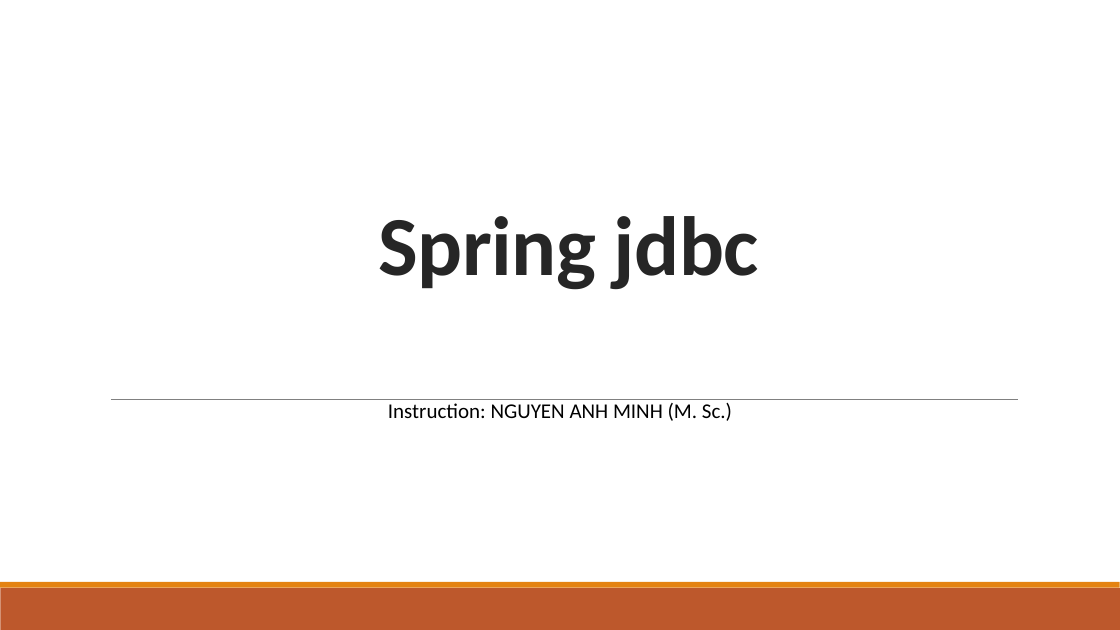
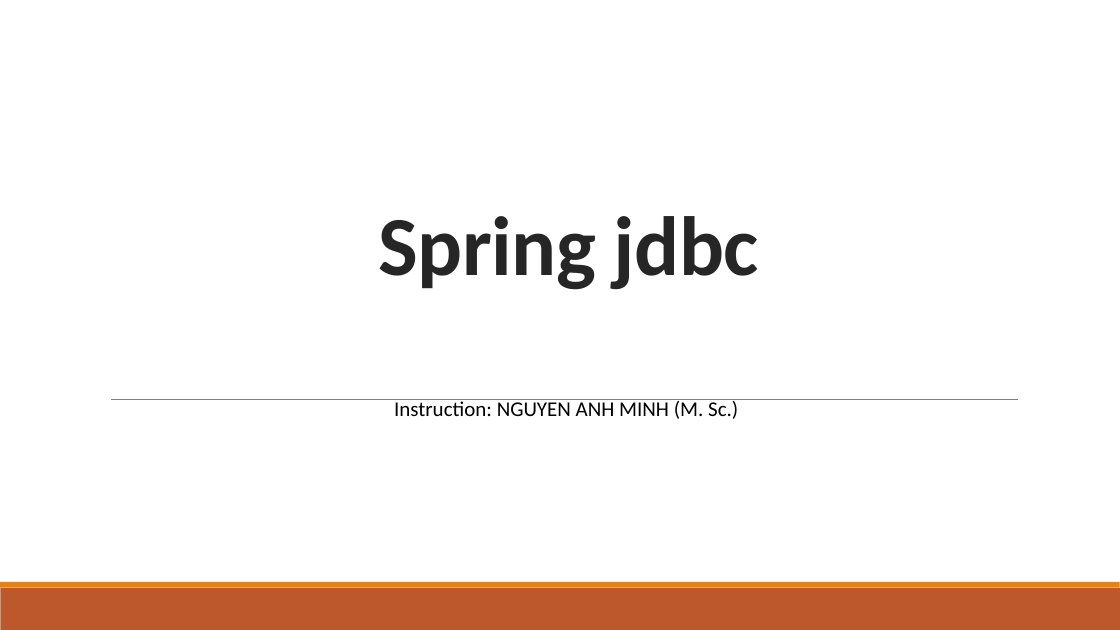
Before and after one commit to haminh10/JAVA_course_Spring_Hibernate_JPA, a slide deck: slide 1 of course/spring_lecture6.pptx. Drawn at 1120x630 pixels with LibreOffice and Linux fonts; fonts in the diff are those of the drawing. Boxes give left, top, right and bottom in pixels: in the first picture for what was removed or moved away, otherwise in the second. Text is boxed around its words. In the diff, an @@ line names an element or a change of style, - is before the commit and + after.

Commit message:
spring course v.2.8

```diff
--- a/course/spring_lecture6.pptx
+++ b/course/spring_lecture6.pptx
@@ text "Instruction: NGUYEN ANH MINH (M. ...": place and size @@
-text "Instruction: NGUYEN ANH MINH (M. ..." at bbox=[388, 403, 732, 421]
+text "Instruction: NGUYEN ANH MINH (M. ..." at bbox=[394, 399, 738, 419]
```
Also in this commit, not shown: 7 slides added, 3 other files.
